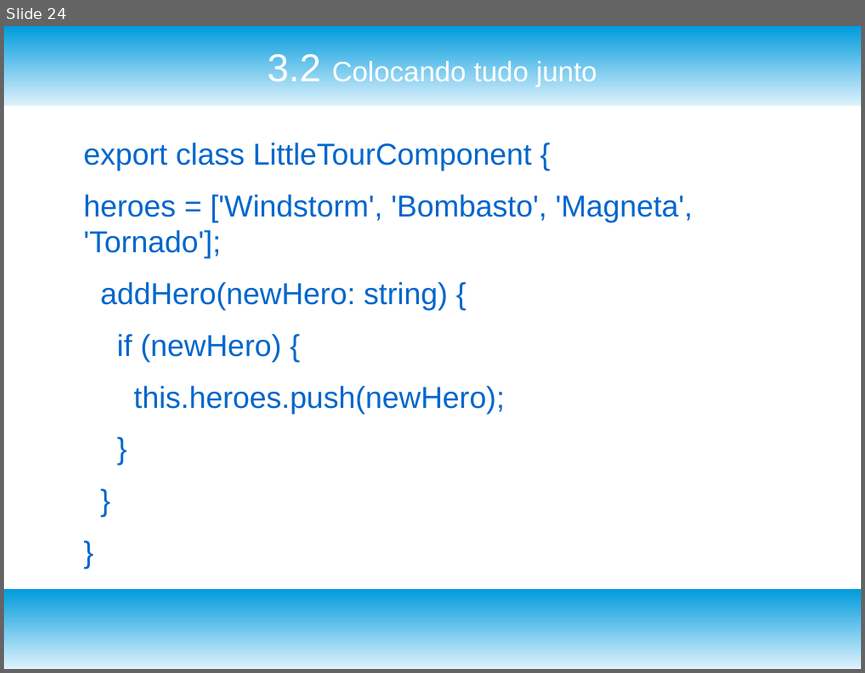
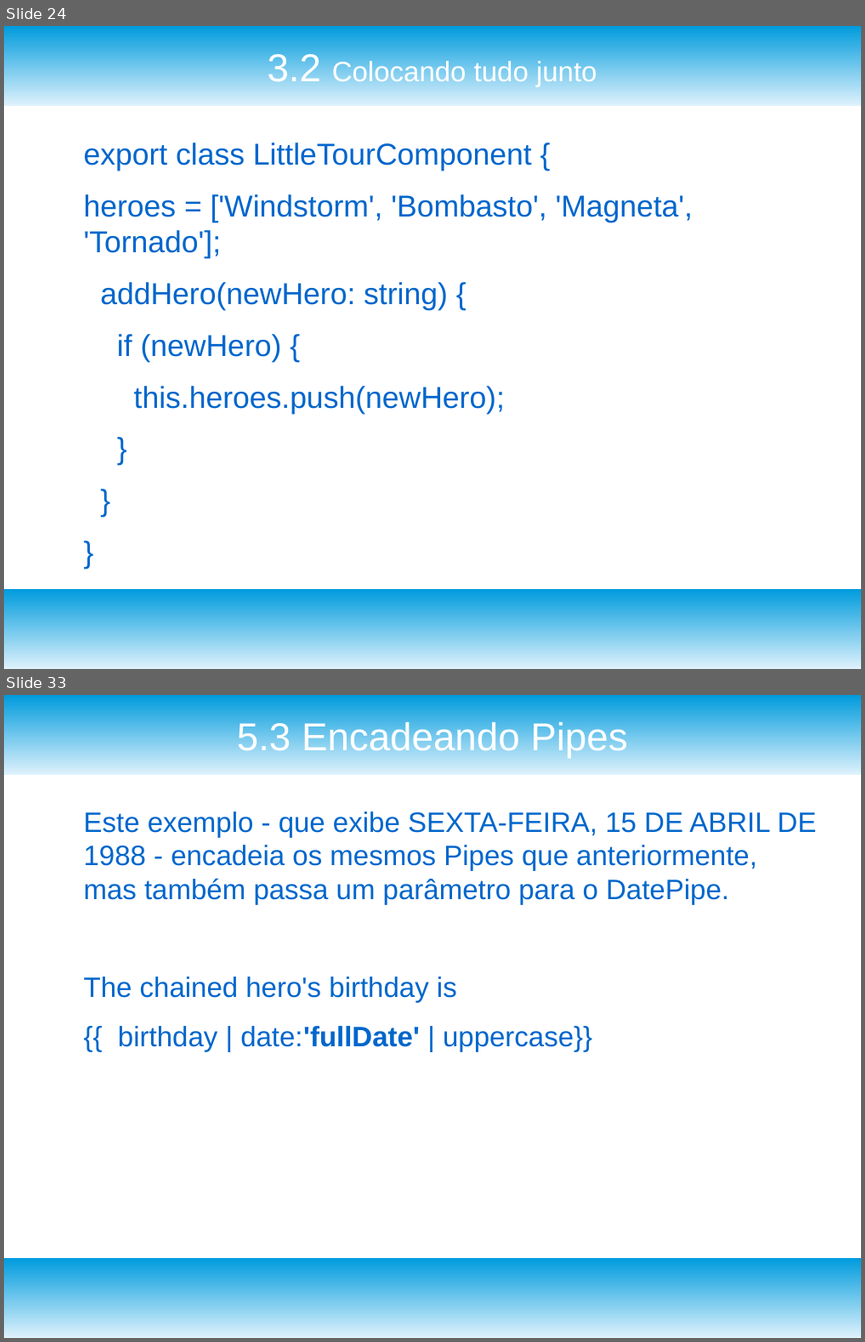
Before and after one commit to josivanribeiro/treinamentoangular, a slide deck: TreinamentoAngular_Aula_3.odp. Shown one above the other, each under a label of ours: slide 24 before the commit, slides 24 and 33 after it; the slides between them are not shown. The pictures are 865x673 and 865x1342 pixels, drawn with LibreOffice and Linux fonts; fonts in the diff are those of the drawing. Boxes give left, top, right and bottom in pixels: in the first picture for what was removed or moved away, otherwise in the second. Text is boxed around its words. In the diff, an @@ line names an element or a change of style, - is before the commit and + after.

```diff
--- a/TreinamentoAngular_Aula_3.odp
+++ b/TreinamentoAngular_Aula_3.odp
@@ slide 33 added at <box>4,695,861,1338</box>, background #FFFFFF; not listed: 2 template elements that a slide beside it also shows @@
@@ title added at <box>237,721,627,759</box>, 36 pt, text #FFFFFF @@
+5.3 Encadeando Pipes
@@ text added at <box>84,811,817,1051</box>, 26 pt, text #0066CC @@
+Este exemplo - que exibe SEXTA-FEIRA, 15 DE ABRIL DE 1988 - encadeia os mesmos Pipes que anteriormente, mas também passa um parâmetro para o DatePipe.
+The chained hero's birthday is
+{{ birthday | date:'fullDate' | uppercase}}
```
Also in this commit, not shown: 5 slides changed, 21 other slides added, 14 other files.
